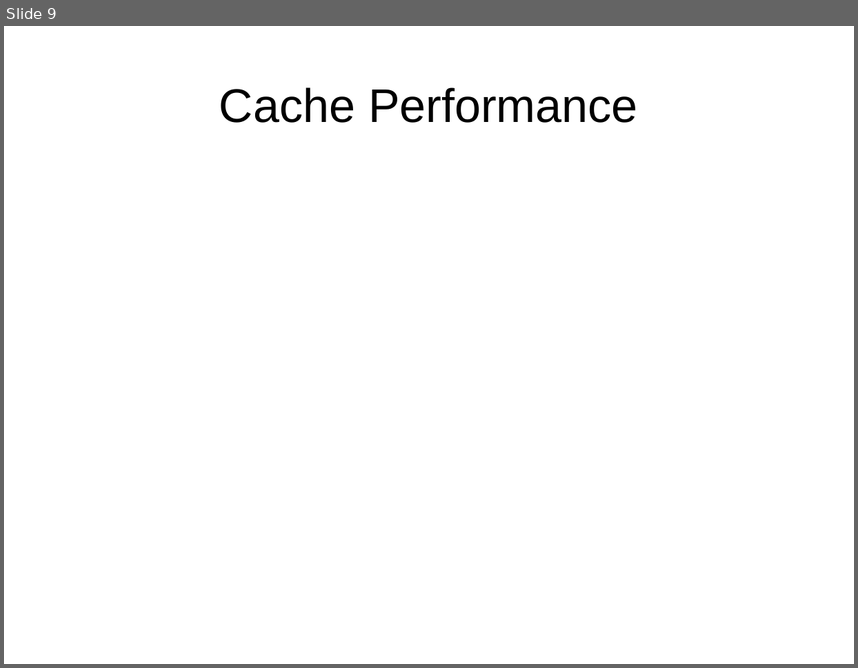
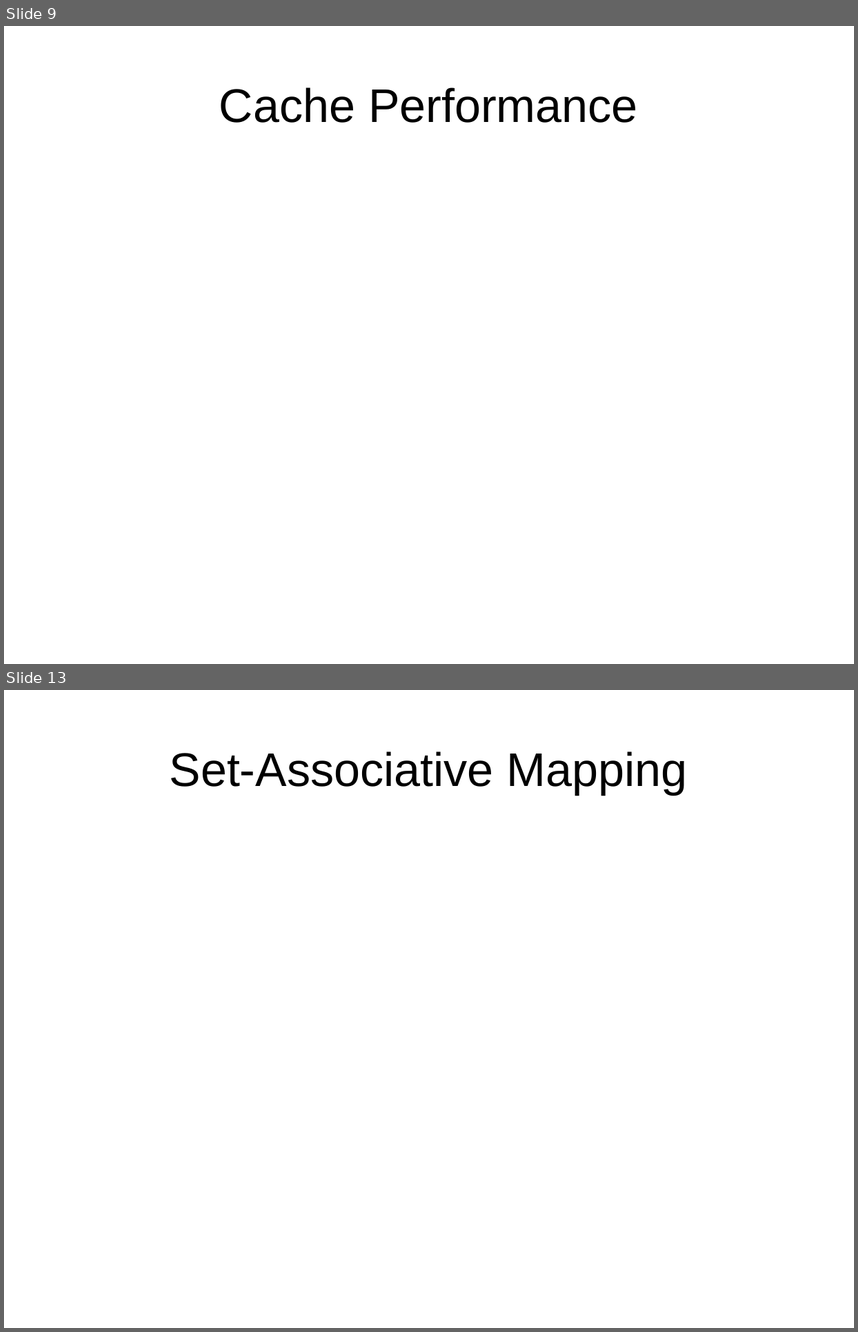
Before and after one commit to Gibbedboy/CSCI-460-Presentation, a slide deck: CacheMemory.ppt. Shown one above the other, each under a label of ours: slide 9 before the commit, slides 9 and 13 after it; the slides between them are not shown. The pictures are 858x668 and 858x1332 pixels, drawn with LibreOffice and Linux fonts; fonts in the diff are those of the drawing. Boxes give left, top, right and bottom in pixels: in the first picture for what was removed or moved away, otherwise in the second. Text is boxed around its words. In the diff, an @@ line names an element or a change of style, - is before the commit and + after.

```diff
--- a/CacheMemory.ppt
+++ b/CacheMemory.ppt
@@ slide 13 added at (4,690,854,1328), background #FFFFFF @@
@@ title added at (170,751,688,794), 44 pt, text #000000 @@
+Set-Associative Mapping
```
Also in this commit, not shown: 3 other slides added, 4 slides removed, 1 other file.
